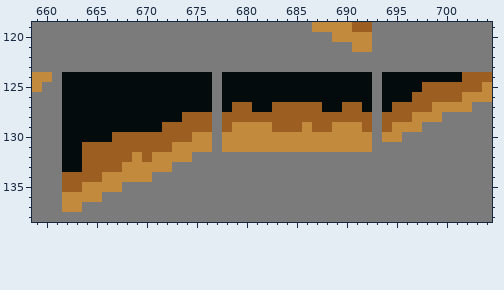
A pixel-art file gets an edit: Assets/Sprites/tilemapEverything.aseprite. Above, as it was before the edit.
1000x1000 pixels, 1 frame. Colours within 5 levels of each other are drawn and written as one. Shown: x 659..704, y 119..138. The commit also changed other parts of the picture, which this record leaves out.
And afterwards:
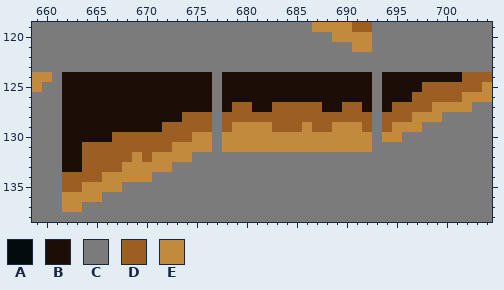
Palette (. is transparent): A #040b0c  B #1c0e07  C #7b7b7b  D #9c5f21  E #c28a3d
What changed:
Layer "Flattened":
y 124: x 662..676 AAAAAAAAAAAAAAA -> BBBBBBBBBBBBBBB; x 678..692 AAAAAAAAAAAAAAA -> BBBBBBBBBBBBBBB; x 694..701 AAAAAAAA -> BBBBBBBB
y 125: x 662..676 AAAAAAAAAAAAAAA -> BBBBBBBBBBBBBBB; x 678..692 AAAAAAAAAAAAAAA -> BBBBBBBBBBBBBBB; x 694..697 AAAA -> BBBB
y 126: x 662..676 AAAAAAAAAAAAAAA -> BBBBBBBBBBBBBBB; x 678..692 AAAAAAAAAAAAAAA -> BBBBBBBBBBBBBBB; x 694..696 AAA -> BBB
y 127: x 662..676 AAAAAAAAAAAAAAA -> BBBBBBBBBBBBBBB; x 678 A -> B; x 681..682 AA -> BB; x 688..689 AA -> BB; x 692 A -> B; x 694 A -> B
y 128: x 662..673 AAAAAAAAAAAA -> BBBBBBBBBBBB
y 129: x 662..671 AAAAAAAAAA -> BBBBBBBBBB
y 130: x 662..666 AAAAA -> BBBBB
y 131..133: x 662..663 AA -> BB
Pixel boxes of the changes (left, top, right, bottom) in both pictures:
changed: (62, 72, 462, 172)
